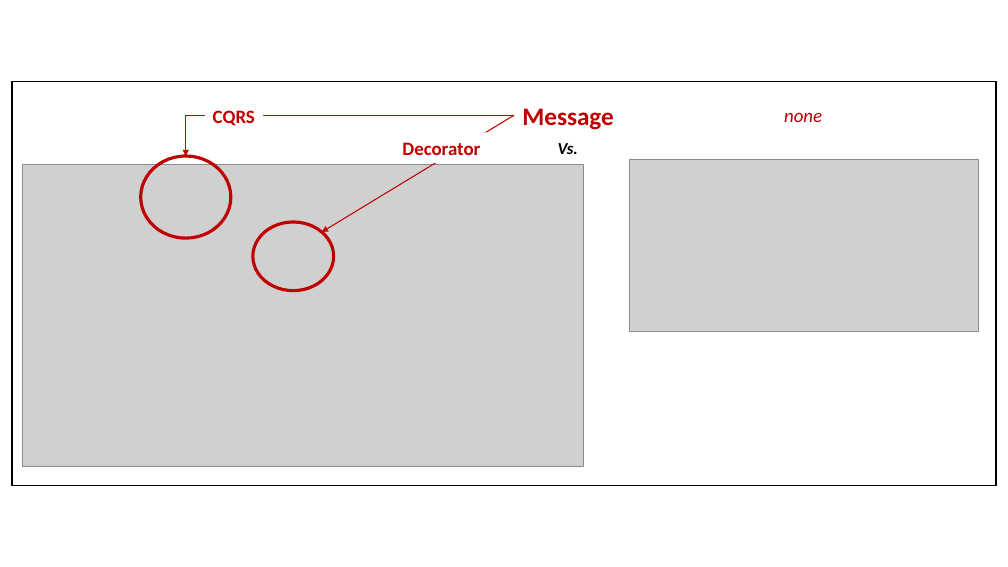
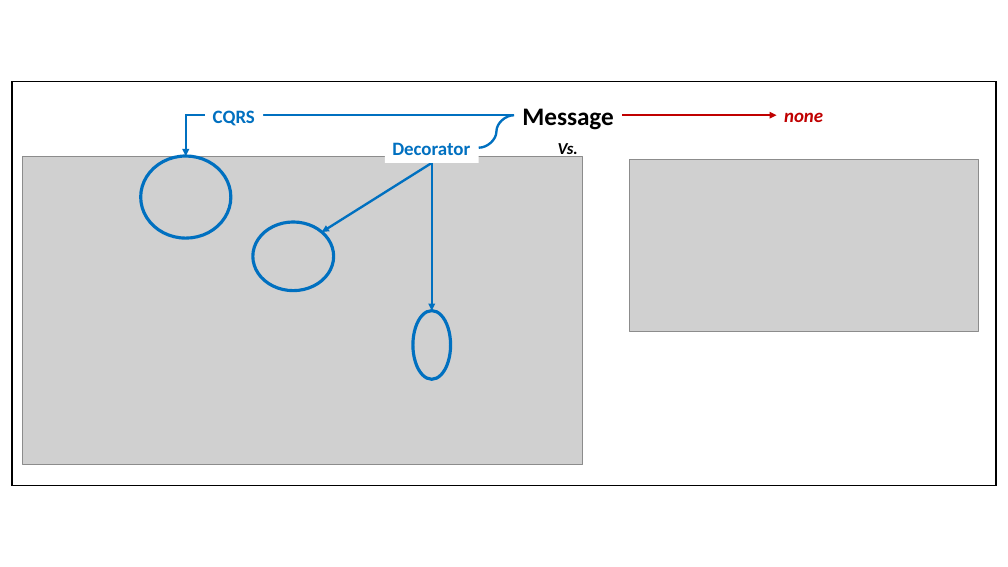
Before and after one commit to hhko/beyondcode, a slide deck: slide 22 of README.pptx (slide 19 before the commit). Drawn at 1008x567 pixels with LibreOffice and Linux fonts; fonts in the diff are those of the drawing; grey boxes stand for pictures. Boxes give left, top, right and bottom in pixels: in the first picture for what was removed or moved away, otherwise in the second. Text is boxed around its words. In the diff, an @@ line names an element or a change of style, - is before the commit and + after.

```diff
--- a/README.pptx
+++ b/README.pptx
@@ elbow arrow (514, 115) - (186, 156): stroke #C00000 1 pt to #0070C0 2.25 pt @@
@@ text "CQRS" at (213, 110, 255, 126): text colour #C00000 to #0070C0 @@
@@ text "Message" at (522, 108, 614, 130): text colour #C00000 to #000000 @@
@@ group added at (413, 115, 777, 380): 2 arrows, 1 ellipse, 1 curved line @@
@@ text "none" at (784, 112, 823, 122): bold on @@
@@ rectangle "Decorator" at (385, 132, 479, 163): text colour #C00000 to #0070C0 @@
@@ rectangle "Decorator": place and size @@
-rectangle "Decorator" at (395, 132, 488, 163)
+rectangle "Decorator" at (385, 132, 479, 163)
@@ picture: place and size @@
-picture at (23, 164, 583, 466)
+picture at (23, 157, 583, 465)
@@ ellipse at (141, 156, 231, 238): outline #C00000 3 pt to #0070C0 3 pt @@
@@ arrow moved from (514, 115) - (322, 232) to (432, 163) - (322, 232) @@
@@ arrow (432, 163) - (322, 232): stroke #C00000 1 pt to #0070C0 2.25 pt @@
@@ ellipse at (253, 222, 333, 291): outline #C00000 3 pt to #0070C0 3 pt @@
```
Also in this commit, not shown: 7 other slides changed, 3 slides added, 11 other files.
